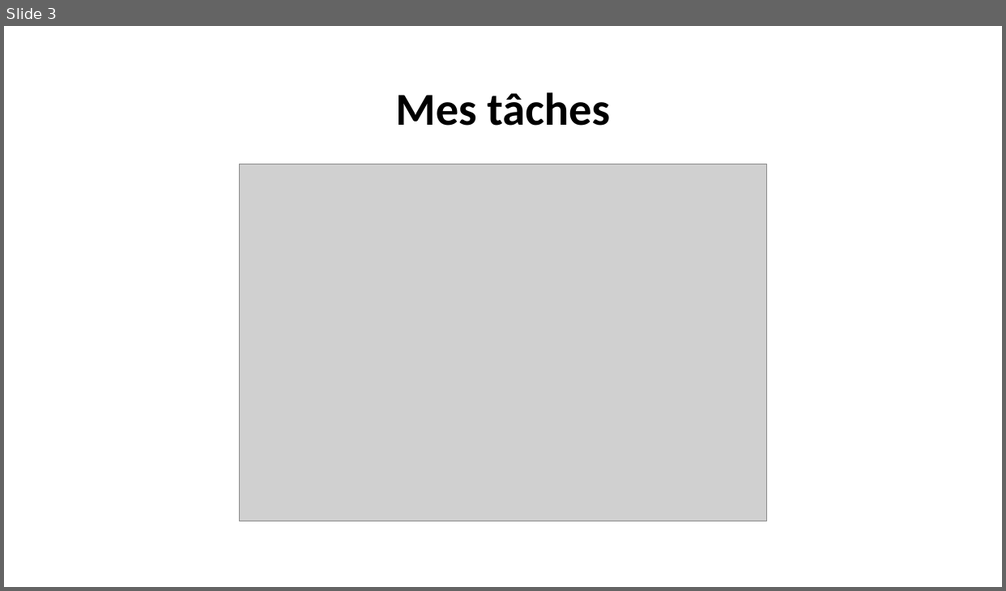
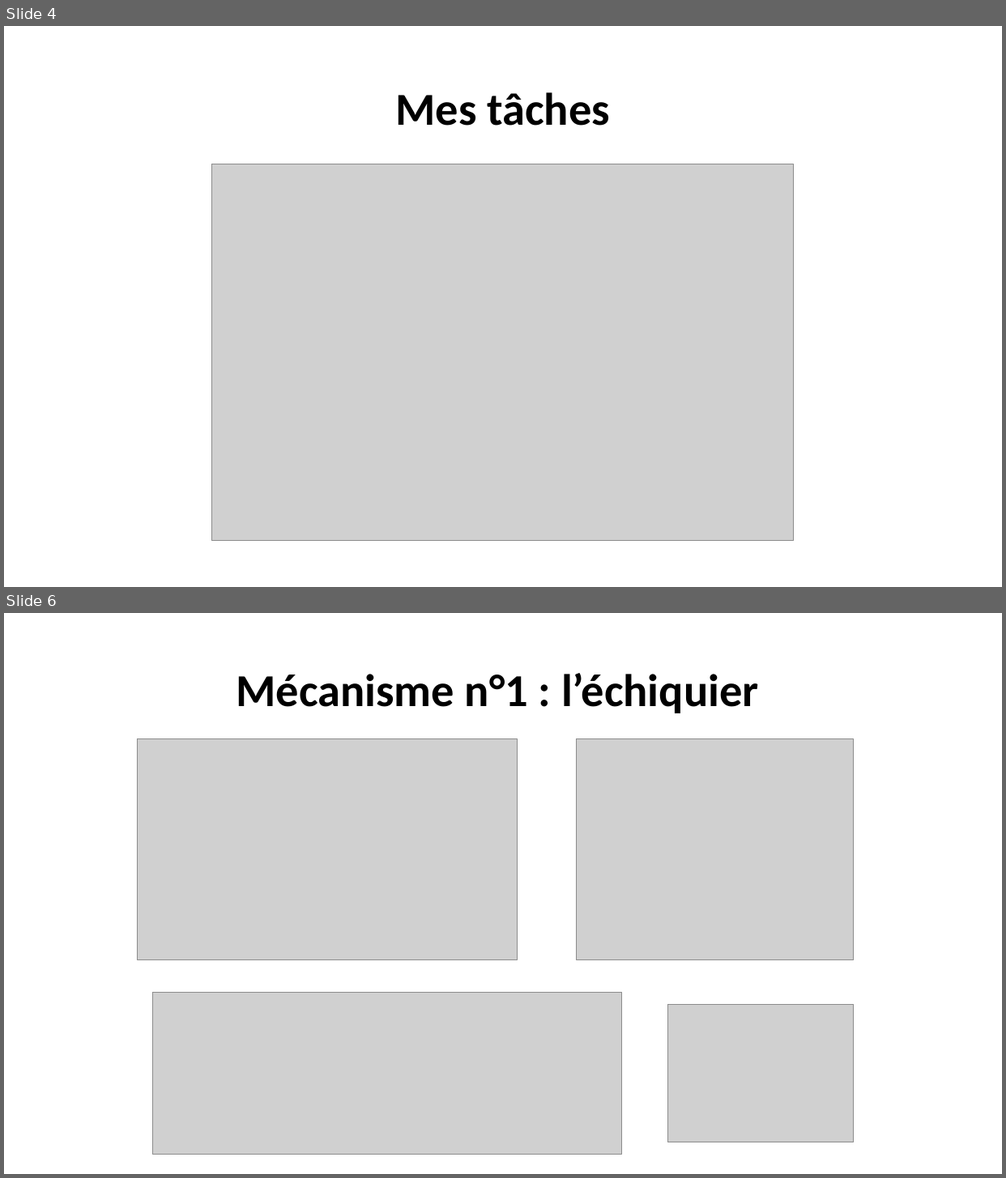
Before and after one commit to corentin-breny/Systeme_Escape_Game_13emePorte, a slide deck: Etudiants/Joshua/PremièreRevueDeProjet.pptx. Shown one above the other, each under a label of ours: slide 3 before the commit, slides 4 and 6 after it; the slides between them are not shown. The pictures are 1006x591 and 1006x1178 pixels, drawn with LibreOffice and Linux fonts; fonts in the diff are those of the drawing; grey boxes stand for pictures; background and template pictures are left out. Boxes give left, top, right and bottom in pixels: in the first picture for what was removed or moved away, otherwise in the second. Text is boxed around its words. In the diff, an @@ line names an element or a change of style, - is before the commit and + after.

```diff
--- a/Etudiants/Joshua/PremièreRevueDeProjet.pptx
+++ b/Etudiants/Joshua/PremièreRevueDeProjet.pptx
@@ slide 6 added at box(4, 613, 1002, 1174), background picture (left out) @@
@@ title added at box(236, 673, 759, 713), 44 pt, text #000000, bold @@
+Mécanisme n°1 : l’échiquier
@@ picture added at box(138, 739, 517, 960) @@
@@ picture added at box(577, 739, 854, 960) @@
@@ picture added at box(152, 993, 621, 1155) @@
@@ picture added at box(667, 1004, 853, 1142) @@
@@ what was slide 3 is now slide 4 @@
@@ slide 4 changed as well @@
@@ picture: place and size @@
-picture at box(240, 165, 767, 522)
+picture at box(212, 165, 794, 541)
```
Also in this commit, not shown: 2 other slides changed, 10 other slides added, 1 slide removed, 2 other files.
